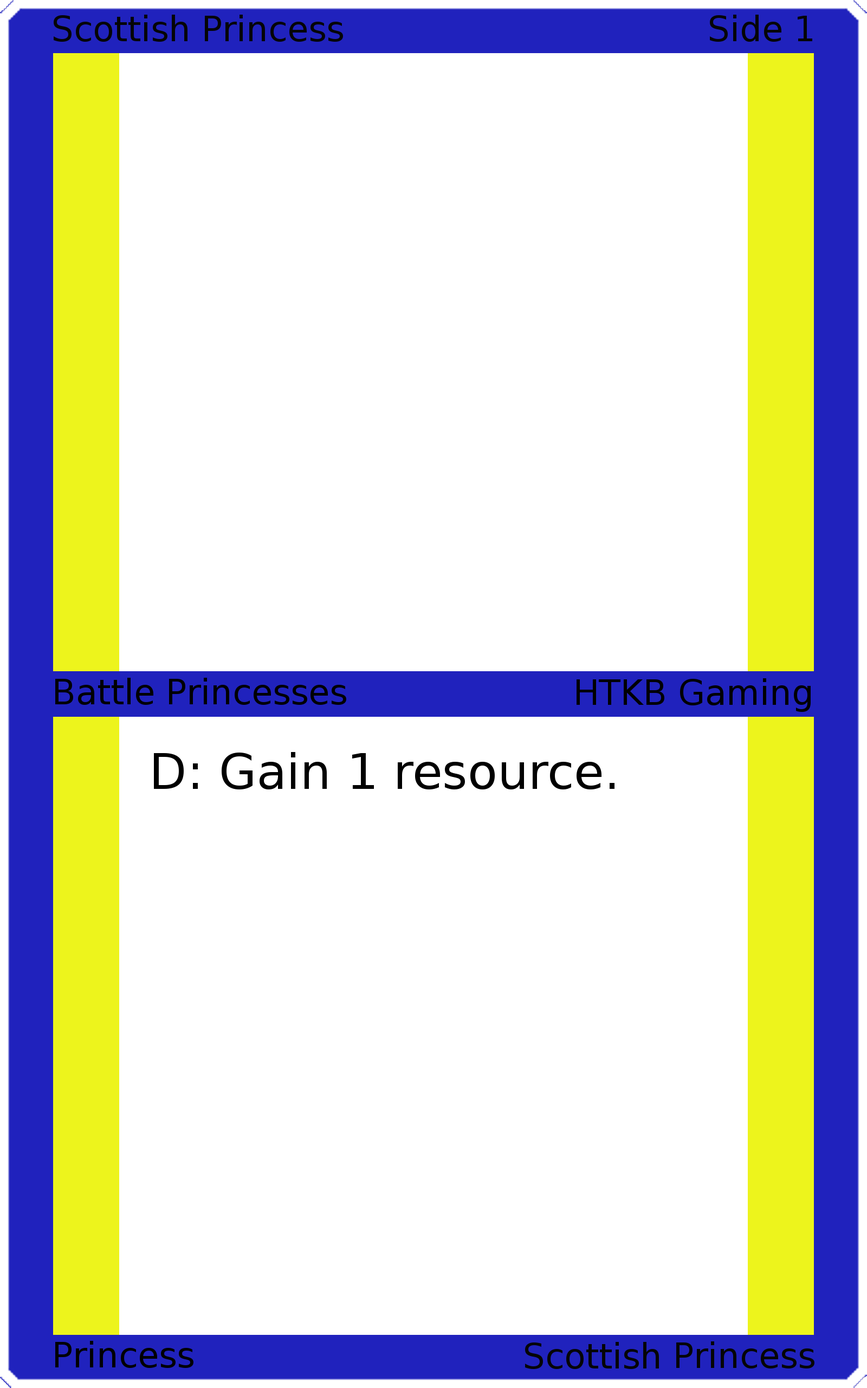
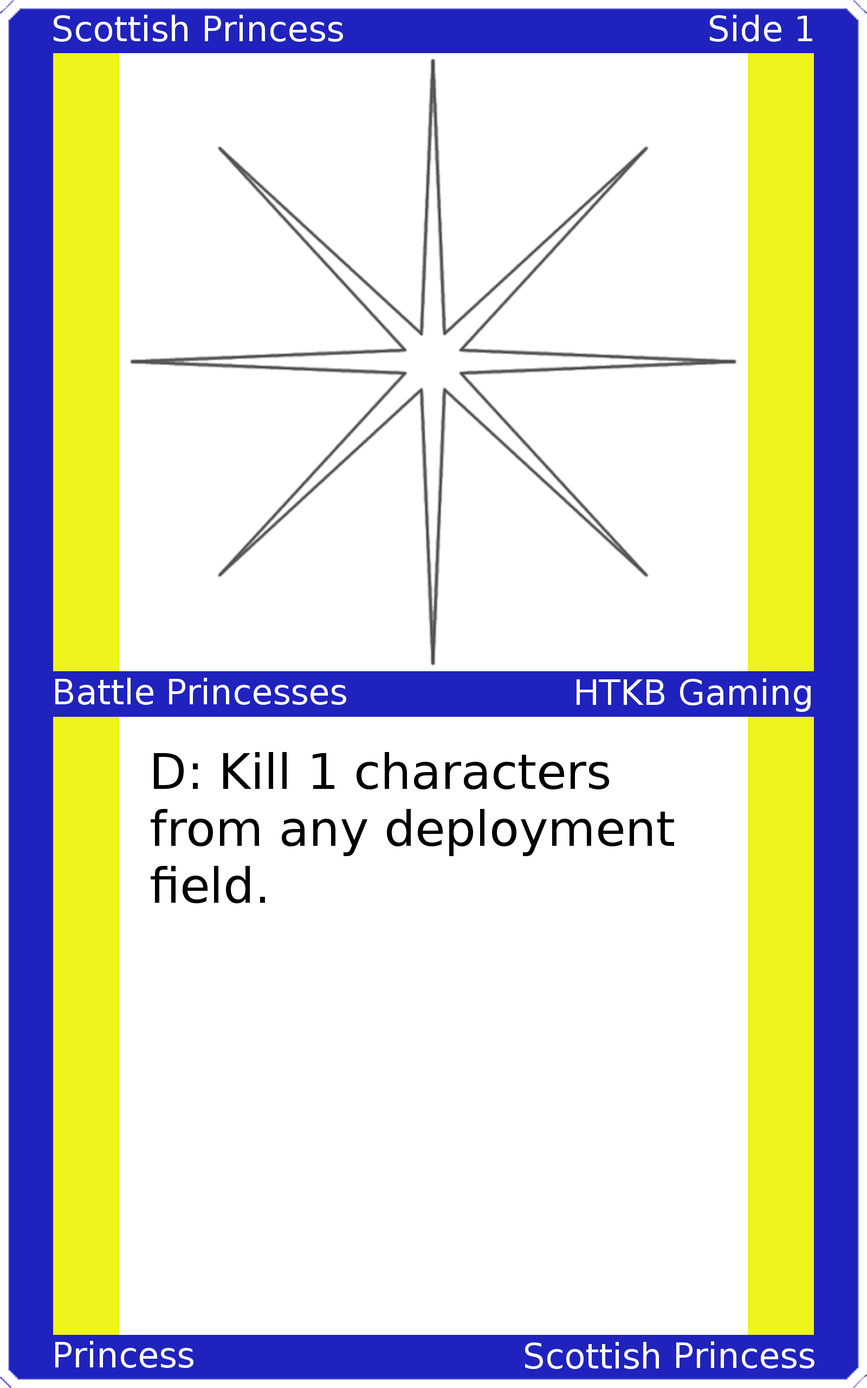
The second 867x1388 image is a revision of the first. Changes to its layers:
painted on "Upper Left" over [53, 14, 344, 42]
painted on "Upper Right" over [710, 14, 813, 42]
painted on "Mid Left" over [55, 677, 347, 705]
painted on "Mid Right" over [576, 678, 811, 712]
painted on "Card Text" over [150, 751, 675, 904]
painted on "Bottom Left" over [55, 1340, 194, 1368]
painted on "Bottom Right" over [525, 1340, 815, 1369]
added layer "Art" above "Top Background" over [129, 57, 738, 666]
